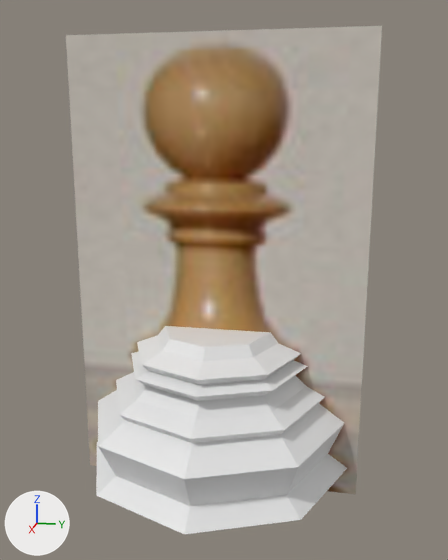
Renders of the Blender file Chess Set/Models/Chess Piece Base.blend from each side of a commit.
Both versions are drawn from a 50 mm lens placed at (0.0602, 0.0128, 0.0378), pointed at (0.0, 0.0007, 0.0227). The lights are fixed; the arrows at lower left show +X, +Y and +Z.

Names of what the first picture shows: 'Base', 'Colombian Pawn'.
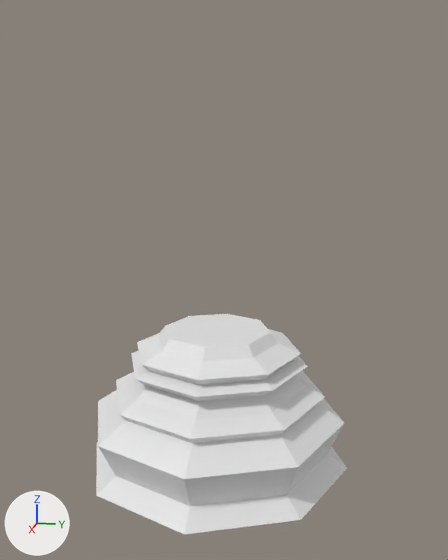
The edits, one by one:
Object 'Colombian Pawn' (ob_colombian_pawn) is now hidden.

Boxes [x1, y1, x2, y2] around the edits, measured in the pictures (448 x 560 px):
'Colombian Pawn', hidden
    before: [66, 25, 382, 494]
